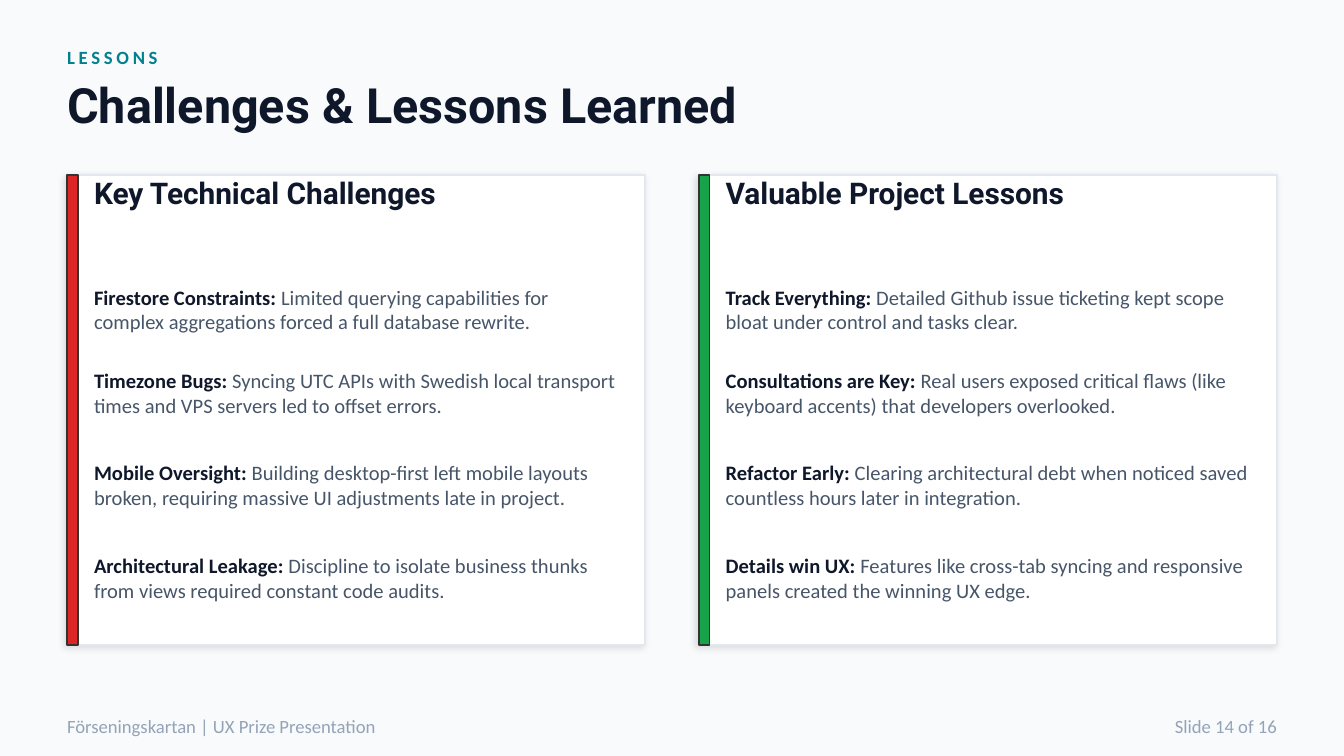
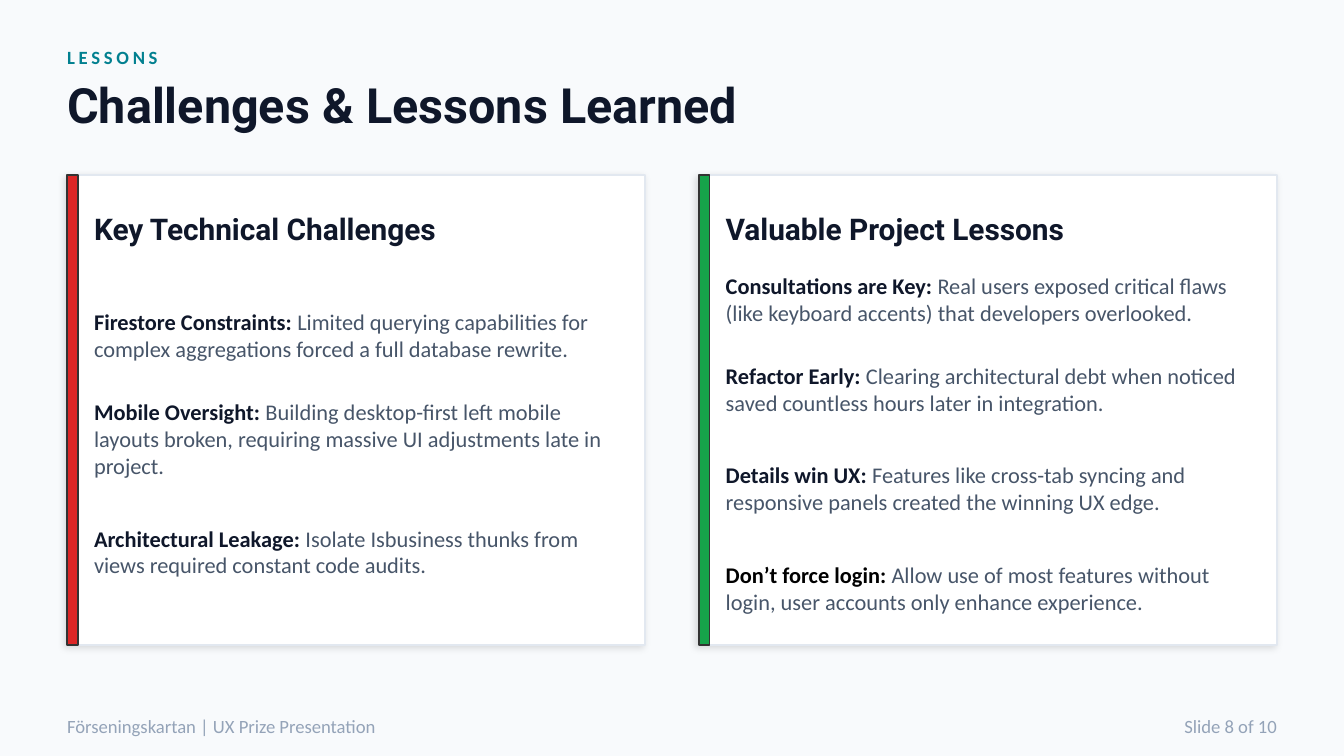
Before and after one commit to mattiaskvist/forseningskartan, a slide deck: slide 8 of presentation.pptx (slide 14 before the commit). Drawn at 1344x756 pixels with LibreOffice and Linux fonts; fonts in the diff are those of the drawing. Boxes give left, top, right and bottom in pixels: in the first picture for what was removed or moved away, otherwise in the second. Text is boxed around its words. In the diff, an @@ line names an element or a change of style, - is before the commit and + after.

```diff
--- a/presentation.pptx
+++ b/presentation.pptx
@@ text "Key Technical Challenges" moved from (x1=94, y1=181, x2=436, y2=211) to (x1=94, y1=217, x2=436, y2=247) @@
@@ text "Valuable Project Lessons" moved from (x1=726, y1=181, x2=1064, y2=211) to (x1=726, y1=217, x2=1064, y2=247) @@
@@ text at (x1=726, y1=290, x2=1224, y2=329): paragraph removed @@
-Track Everything: Detailed Github issue ticketing kept scope bloat under control and tasks clear.
@@ text at (x1=726, y1=278, x2=1235, y2=514): size 11 to 12 pt in "Consultations are Key: Real users exposed critical ...", "Refactor Early: Clearing architectural debt when noticed ...", "Details win UX: Features like cross-tab syncing ..." @@
@@ text at (x1=94, y1=314, x2=601, y2=478): size 11 to 12 pt in "Firestore Constraints: Limited querying capabilities for com ...", "Mobile Oversight: Building desktop-first left mobile layouts ..." @@
@@ text at (x1=94, y1=373, x2=615, y2=413): paragraph removed @@
-Timezone Bugs: Syncing UTC APIs with Swedish local transport times and VPS servers led to offset errors.
@@ text at (x1=94, y1=531, x2=578, y2=577): text changed; size 11 to 12 pt @@
-Architectural Leakage: Discipline to isolate business thunks from views required constant code audits.
+Architectural Leakage: Isolate Isbusiness thunks from views required constant code audits.
@@ text at (x1=726, y1=567, x2=1209, y2=614): paragraph added @@
+Don’t force login: Allow use of most features without login, user accounts only enhance experience.
@@ text at (x1=1184, y1=720, x2=1277, y2=733): text changed @@
-Slide 14 of 16
+Slide 8 of 10
```
Also in this commit, not shown: 7 other slides changed, 2 slides added, 8 slides removed, 1 other file.
